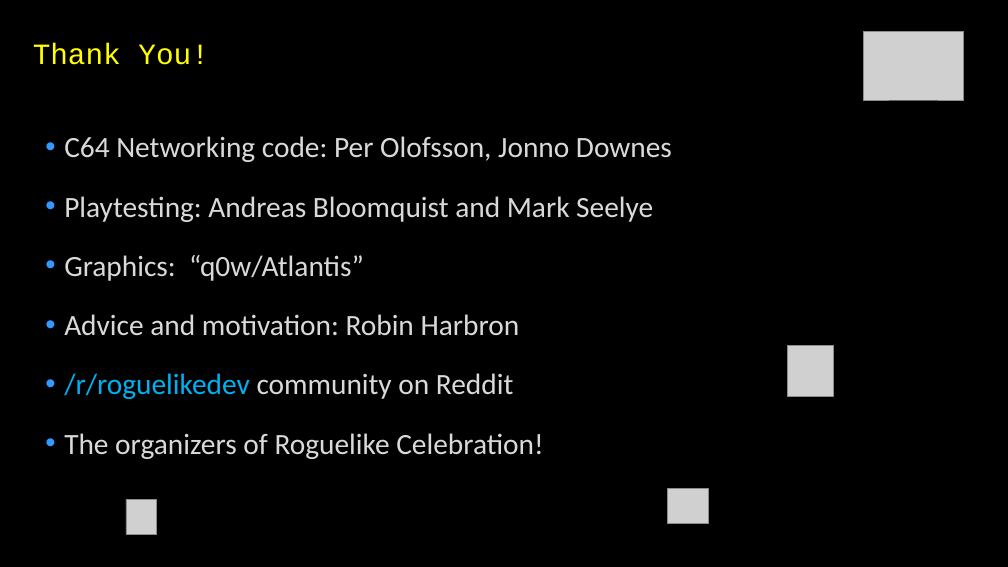
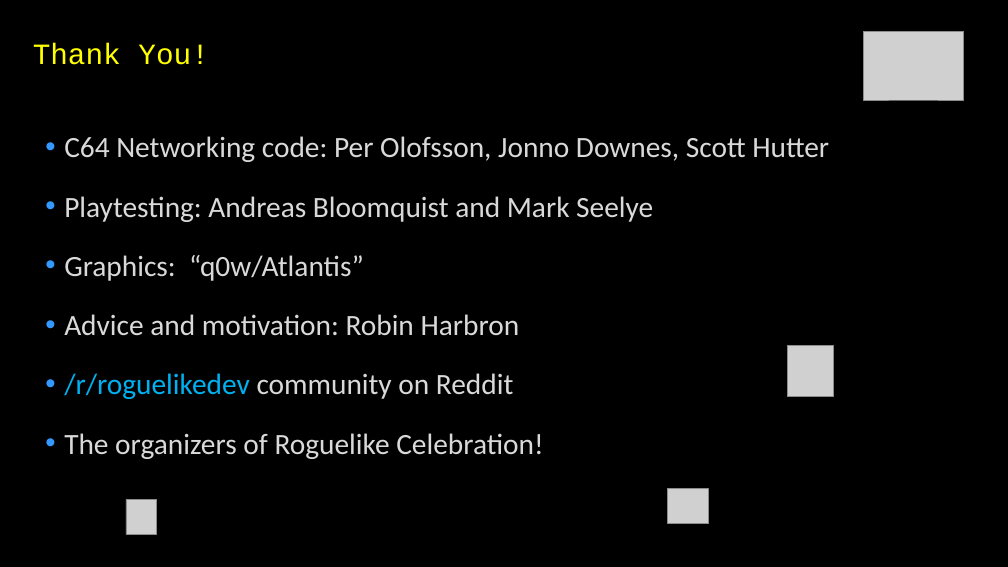
Before and after one commit to LeifBloomquist/MultiRogueLike, a slide deck: slide 9 of Docs/Presentations/Leif Roguelike Celebration 2020.pptx (slide 10 before the commit). Drawn at 1008x567 pixels with LibreOffice and Linux fonts; fonts in the diff are those of the drawing; grey boxes stand for pictures. Boxes give left, top, right and bottom in pixels: in the first picture for what was removed or moved away, otherwise in the second. Text is boxed around its words. In the diff, an @@ line names an element or a change of style, - is before the commit and + after.

```diff
--- a/Docs/Presentations/Leif Roguelike Celebration 2020.pptx
+++ b/Docs/Presentations/Leif Roguelike Celebration 2020.pptx
@@ text at (64,136,829,162): text changed @@
-• C64 Networking code: Per Olofsson, Jonno Downes
+• C64 Networking code: Per Olofsson, Jonno Downes, Scott Hutter
```
Also in this commit, not shown: 6 other slides changed, 1 slide removed, 8 other files.
